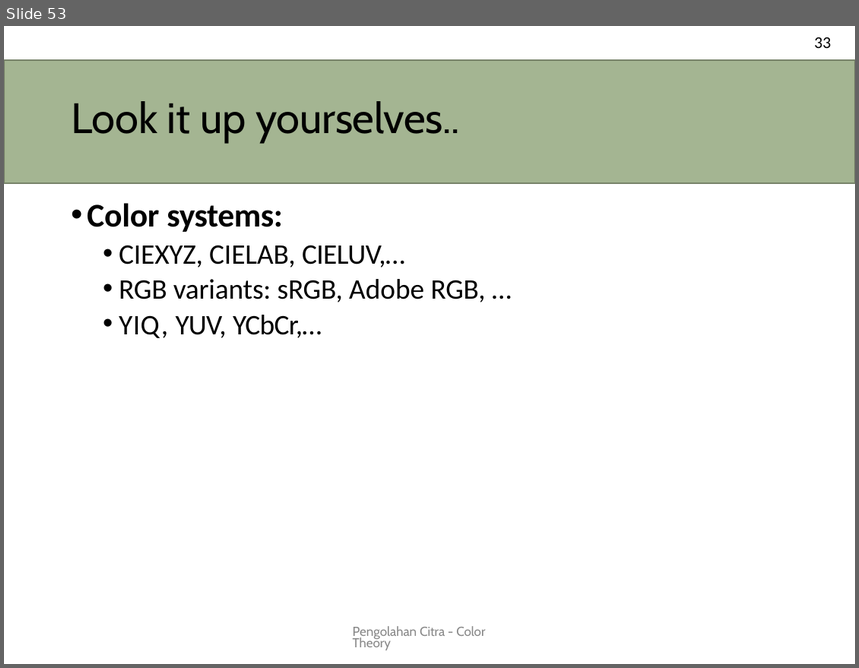
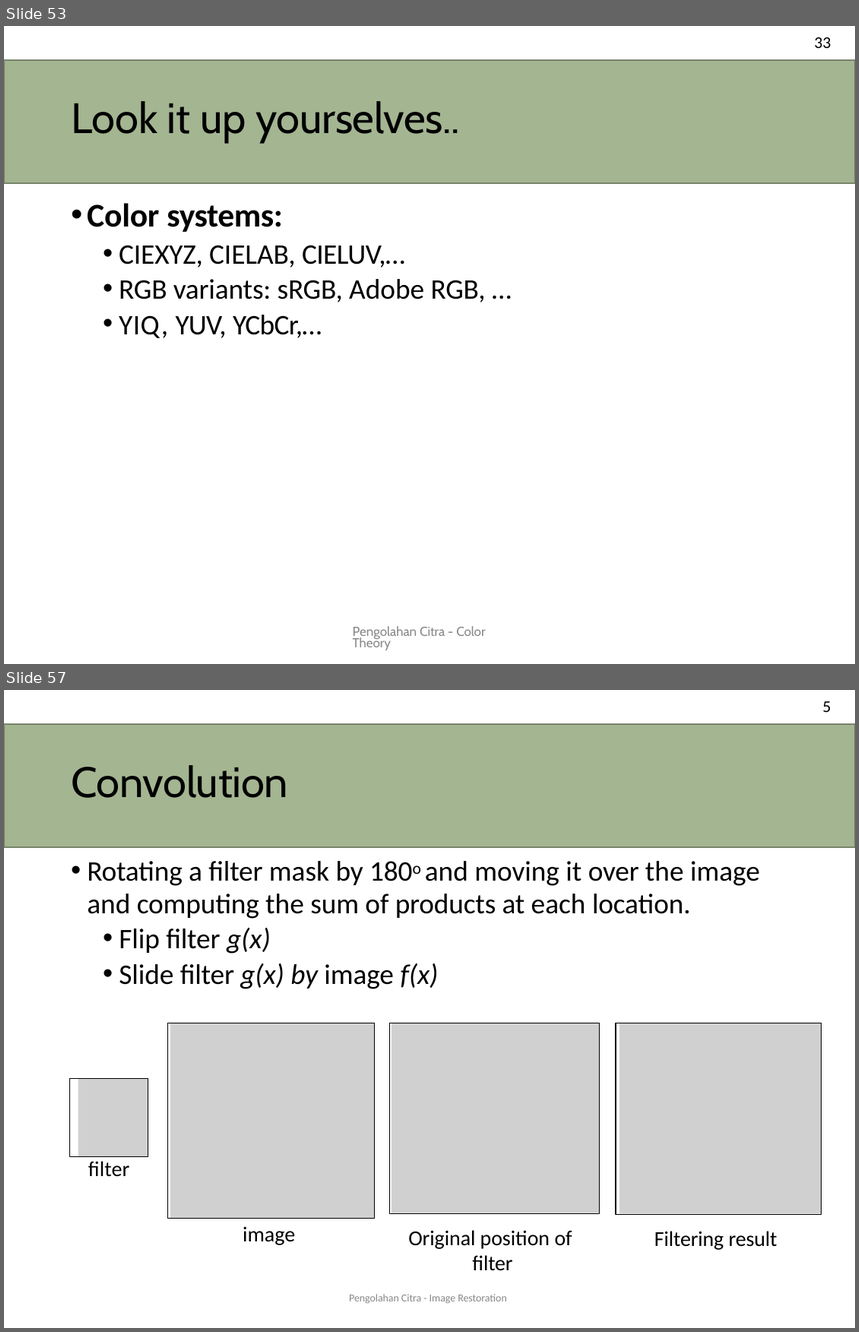
Before and after one commit to novalassalam/comvis, a slide deck: pencit.pptx. Shown one above the other, each under a label of ours: slide 53 before the commit, slides 53 and 57 after it; the slides between them are not shown. The pictures are 859x668 and 859x1332 pixels, drawn with LibreOffice and Linux fonts; fonts in the diff are those of the drawing; grey boxes stand for pictures. Boxes give left, top, right and bottom in pixels: in the first picture for what was removed or moved away, otherwise in the second. Text is boxed around its words. In the diff, an @@ line names an element or a change of style, - is before the commit and + after.

Commit message:
image restorasi

```diff
--- a/pencit.pptx
+++ b/pencit.pptx
@@ slide 57 added at (4,690,855,1328), background #FFFFFF @@
@@ text added at (823,701,831,712), 14 pt, text #000000 @@
+5
@@ title added at (4,724,855,847), fill #A4B592, outline #78846A 0.96 pt, 36 pt, text #000000 @@
+Convolution
@@ text added at (87,861,760,989), 24 pt, text #000000 @@
+• Rotating a filter mask by 180o and moving it over the image
+and computing the sum of products at each location.
+  • Flip filter g(x)
+  • Slide filter g(x) by image f(x)
@@ freeform shape added at (167,1024,374,1220), outline #000000 0.72 pt @@
@@ picture added at (170,1024,373,1217) @@
@@ freeform shape added at (389,1024,599,1214), outline #000000 0.72 pt @@
@@ picture added at (392,1024,599,1214) @@
@@ freeform shape added at (616,1023,822,1214), outline #000000 0.72 pt @@
@@ picture added at (620,1024,821,1214) @@
@@ freeform shape added at (69,1079,148,1157), outline #000000 0.72 pt @@
@@ picture added at (78,1079,148,1157) @@
@@ text added at (88,1161,129,1176), 18 pt, text #000000 @@
+filter
@@ text added at (243,1227,295,1246), 18 pt, text #000000 @@
+image
@@ text added at (349,1230,572,1304), 9 pt, text #888888 @@
+Original position of
+filter
+Pengolahan Citra - Image Restoration
@@ text added at (655,1231,778,1250), 18 pt, text #000000 @@
+Filtering result
```
Also in this commit, not shown: 10 other slides added.
